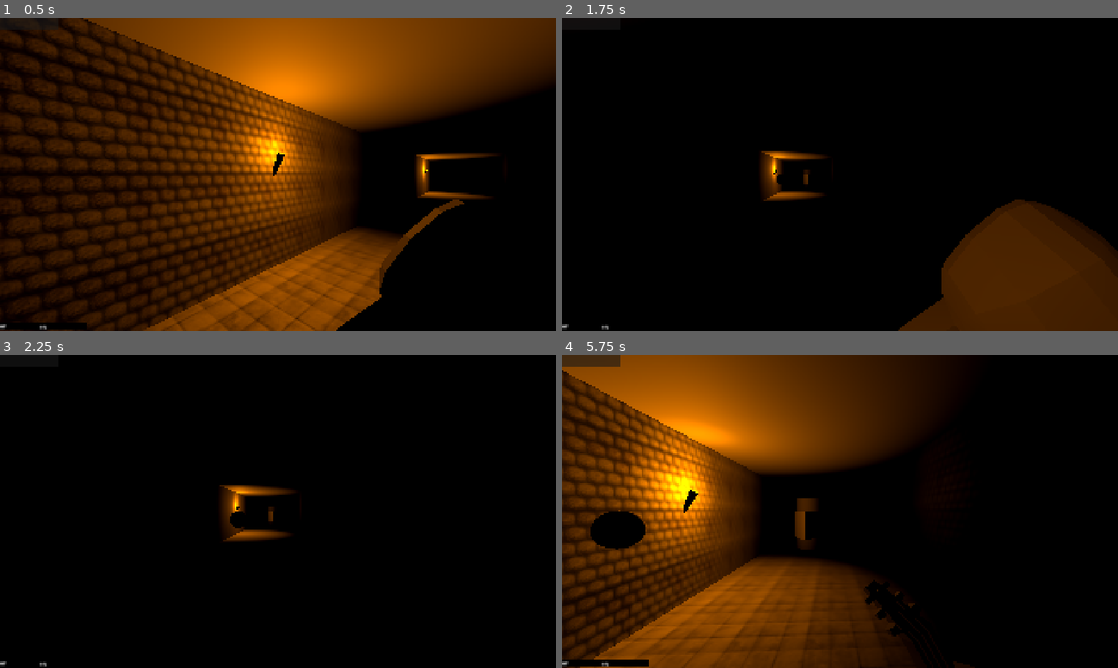
Above: before the commit, frames 1-4 (two rows, left to right).
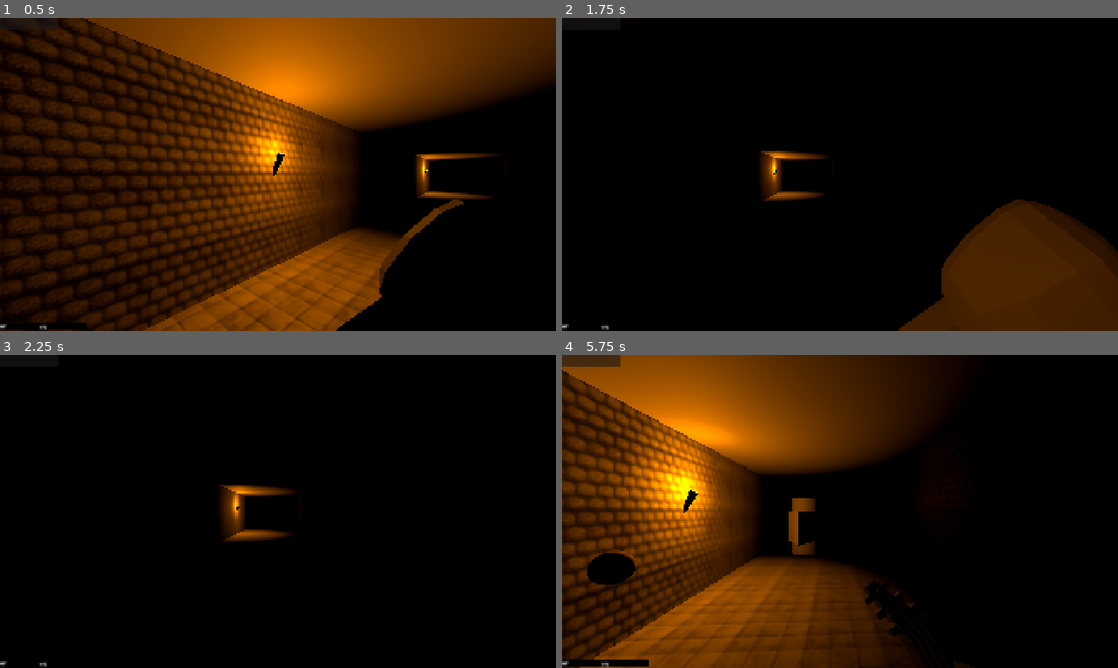
Above: after the commit, the same moments.

Repository: DHazardFenrir/NOTTenissForTwo
Game: Godot game, scene res://scenes/dungeon.tscn
Same seed, same stepped clock (60 frames per second), same inputs: the game is played once before the commit and once after it. This scene is started directly instead of the project's main scene.
Inputs (mouse positions are in pixels of both pictures, inside the frame that each line leads up to):
- Up to frame 1 (0.5 s): no input
- Up to frame 2 (1.75 s): tap Enter (ui_accept) at 0.5, 0.77, 1.52 s; move the mouse to (962, 158) at 0.52 s; hold D (right) 0.53-1.28 s; click (962, 158) at 0.6 s; move the mouse to (728, 190) at 1.27 s; hold S (down) from 1.28 s (still down); right-click (728, 190) at 1.35 s
- Up to frame 3 (2.25 s): move the mouse to (333, 442) at 2.02 s; release S (down) at 2.03 s; hold D (right) from 2.03 s (still down); click (333, 442) at 2.1 s
- Up to frame 4 (5.75 s): move the mouse to (812, 574) at 2.77 s; release D (right) at 2.78 s; hold W (up) 2.78-3.53 s; right-click (812, 574) at 2.85 s; click (812, 574) at 2.92 s; tap Enter (ui_accept) at 3.02, 3.77, 4.52 s; move the mouse to (1006, 558) at 3.52 s; hold A (left) 3.53-5.03 s; click (1006, 558) at 3.6 s; move the mouse to (673, 464) at 4.27 s; right-click (673, 464) at 4.35 s; move the mouse to (867, 511) at 5.02 s; hold S (down) from 5.03 s (still down); click (867, 511) at 5.1 s

Frame 1 is identical in both runs. In frame 2, less than 0.1% of the frame differs, in the area x 38-45%, y 48-54%; in frame 3, 0.2%; in frame 4, 2.3%, in the area x 4-46%, y 45-74%.

Commit message:
GAME PLAYABLE FROM START TO FINISH! Ending not implemented yet, also needs cutscenes for beginning and ending.

Diff:
--- a/scenes/Ball/ball.gd
+++ b/scenes/Ball/ball.gd
@@ -2,26 +2,16 @@
 var reflected:= false
 var thrower: Node3D
 
+@export var damage:= 1
+
 # Called when the node enters the scene tree for the first time.
 func _ready() -> void:
 	pass
-	#get_tree().create_timer(8.0).timeout.connect(queue_free)
 
-#func _on_body_entered(body):
-	##print("Entering ", body.name)
-	##if body.is_in_group("Actors"):
-		##print(body)
-		##var away = global_position - body.global_position
-		##print(away)
-		##var direction = away.normalized()
-		##apply_central_impulse(direction * 1)
-	#pass
-
-# Called every frame. 'delta' is the elapsed time since the previous frame.
-#func _process(delta: float) -> void:
-	#pass
 signal ballDeath
 
 func ball_death() -> void:
+	if is_queued_for_deletion():
+		return
+	queue_free()       # mark as dying FIRST
 	ballDeath.emit()
-	queue_free()
--- a/scenes/Enemy/enemy.gd
+++ b/scenes/Enemy/enemy.gd
@@ -42,11 +42,11 @@
 func _get_speed() -> float:
 	match difficulty:
 		Difficulty.EASY:
+			return 1.0
+		Difficulty.MEDIUM:
 			return 2.5
-		Difficulty.MEDIUM:
+		_:  # HARD
 			return 4.0
-		_:  # HARD
-			return 6.0
 
 func _choose_ball(delta: float) -> void:
 	_recheck_timer -= delta
@@ -118,8 +118,11 @@
 var is_dead := false
 
 func _on_hurtbox_body_entered(body: Node3D) -> void:
-	if body.is_in_group("Balls"):
-		_enemy_take_damage()
+	if not body.is_in_group("Balls") or body.is_queued_for_deletion():
+		return
+	# consume the ball first, so other enemies ignore it
+	body.ball_death()
+	_enemy_take_damage()
 
 func _enemy_take_damage(value = 1) -> void:
 	if is_dead:
--- a/scenes/Enemy/enemy.tscn
+++ b/scenes/Enemy/enemy.tscn
@@ -8,7 +8,7 @@
 [sub_resource type="CylinderMesh" id="CylinderMesh_hm887"]
 
 [sub_resource type="BoxShape3D" id="BoxShape3D_hm887"]
-size = Vector3(1, 2, 0.75)
+size = Vector3(1, 2, 0.25)
 
 [sub_resource type="BoxShape3D" id="BoxShape3D_muyyy"]
 size = Vector3(20, 10, 1)
--- a/scenes/Levels/encounter.gd
+++ b/scenes/Levels/encounter.gd
@@ -1,75 +1,92 @@
+class_name Encounter
 extends Node3D
-
-# The purpose of this script is to handle each encounter
-# Each encounter should have at least one enemy DONE
-# And each encounter should have at least one ball active at all times. NOT DONE
-
-@export var enemy_amount:= 1
-@export var ball_amount:= 1
-@export var enemy_area: Area3D
-@export var encounter_started:= false
-@onready var collision_shape_3d: CollisionShape3D = $EnemyArea/CollisionShape3D
-@onready var ball_collision_shape: CollisionShape3D = $BallSpawner/BallCollisionShape
-
-
-@onready var ball_parent: Node3D = $BallParent
 
 signal encounterFinished
 
-var enemy = preload("res://scenes/Enemy/enemy.tscn")
-var ball = preload("res://scenes/Ball/ball.tscn")
+@export var enemy_amount := 1
+@export var ball_amount := 1
 
-# Called when the node enters the scene tree for the first time.
-func _ready() -> void:
+@onready var enemy_spawn_shape: CollisionShape3D = $EnemyArea/CollisionShape3D
+@onready var ball_spawn_shape: CollisionShape3D = $BallSpawner/BallCollisionShape
+@onready var ball_parent: Node3D = $BallParent
 
-	#FOR DEBUG ONLY
-	# BALLS SHOULD SPAWN WHEN PLAYER WALKS INTO AREA
-	pass # Replace with function body.
+var enemy_scene := preload("res://scenes/Enemy/enemy.tscn")
+var ball_scene := preload("res://scenes/Ball/ball.tscn")
 
-# Called every frame. 'delta' is the elapsed time since the previous frame.
-func _process(delta: float) -> void:
-	pass
+var encounter_started := false
+var encounter_finished := false
+var enemies_alive := 0
+
+
+func _on_player_walk_in_area_body_entered(body: Node3D) -> void:
+	if encounter_started or not body.is_in_group("Player"):
+		return
+	encounter_started = true
+
+	spawn_enemies()
+	spawn_balls()
+
+
+func spawn_enemies() -> void:
+	enemies_alive = enemy_amount
+	for i in enemy_amount:
+		var e := enemy_scene.instantiate()
+		e.deadEnemySignal.connect(_on_enemy_died)
+		add_child(e)  # add first...
+		e.global_position = get_random_point_in_area(enemy_spawn_shape)  # ...then place globally
+
 
 func _on_enemy_died() -> void:
-	enemy_amount -= 1
-	if enemy_amount <= 0:
-		encounterFinished.emit()
+	if encounter_finished:
+		return
+	enemies_alive -= 1
+	if enemies_alive <= 0:
+		finish_encounter()
+
+
+func finish_encounter() -> void:
+	encounter_finished = true
+	_clear_balls()
+	encounterFinished.emit()
+
+
+func spawn_balls() -> void:
+	if encounter_finished:
+		return
+	while _active_ball_count() < ball_amount:
+		var b := ball_scene.instantiate() as RigidBody3D
+		b.ballDeath.connect(_on_ball_destroyed)
+		ball_parent.add_child(b)
+		b.global_position = get_random_point_in_area(ball_spawn_shape)
+		var dir := enemy_spawn_shape.global_position - b.global_position
+		dir.y = 0.0
+		b.apply_central_impulse(dir.normalized() * 0.5)
+
+
+func _on_ball_destroyed() -> void:
+	if not encounter_finished:
+		spawn_balls.call_deferred()
+
+
+func _active_ball_count() -> int:
+	var count := 0
+	for child in ball_parent.get_children():
+		if not child.is_queued_for_deletion():
+			count += 1
+	return count
+
+func _clear_balls() -> void:
+	for child in ball_parent.get_children():
+		child.queue_free()
 
 func get_random_point_in_area(col: CollisionShape3D) -> Vector3:
 	var local := Vector3.ZERO
-	var shape = col.shape
+	var shape := col.shape
 
 	if shape is BoxShape3D:
 		var half: Vector3 = shape.size * 0.5
-		local = Vector3(
-			randf_range(-half.x, half.x),
-			0.0,
-			randf_range(-half.z, half.z)
-		)
+		local = Vector3(randf_range(-half.x, half.x), 0.0, randf_range(-half.z, half.z))
 	else:
-		push_warning("Unsupported enemy area shape: %s. Should be BoxShape3D" % shape)
+		push_warning("Unsupported spawn shape: %s. Should be BoxShape3D" % shape)
 
 	return col.global_transform * local
-
-func ball_destroyed() -> void:
-	spawn_balls()
-
-
-func spawn_balls() -> void:
-	while ball_parent.get_child_count() < ball_amount:
-		var ballInstance = ball.instantiate()
-		ballInstance.ballDeath.connect(ball_destroyed)
-		ballInstance.position = get_random_point_in_area(ball_collision_shape)
-		ball_parent.add_child(ballInstance)
-		print(ballInstance.get_groups())
-
-
-func _on_player_walk_in_area_body_entered(body: Node3D) -> void:
-	if body.is_in_group("Player"):
-		encounter_started = true
-		spawn_balls()
-		for i in range(enemy_amount):
-			var enemyInstance = enemy.instantiate()
-			enemyInstance.deadEnemySignal.connect(_on_enemy_died)
-			enemyInstance.position = get_random_point_in_area(collision_shape_3d)
-			add_child(enemyInstance)
--- a/scenes/Levels/encounter.tscn
+++ b/scenes/Levels/encounter.tscn
@@ -3,20 +3,15 @@
 [ext_resource type="Script" uid="uid://dgxaiw583y2gq" path="res://scenes/Levels/encounter.gd" id="1_ljgs4"]
 
 [sub_resource type="BoxShape3D" id="BoxShape3D_hm887"]
-size = Vector3(5, 1, 1)
+size = Vector3(3, 1, 1)
 
 [sub_resource type="BoxShape3D" id="BoxShape3D_5y5st"]
 
 [sub_resource type="BoxShape3D" id="BoxShape3D_mqya5"]
 size = Vector3(5, 5, 5)
 
-[node name="Encounter" type="Node3D" unique_id=2866719 node_paths=PackedStringArray("enemy_area")]
+[node name="Encounter" type="Node3D" unique_id=2866719]
 script = ExtResource("1_ljgs4")
-enemy_amount = 2
-enemy_area = NodePath("EnemyArea")
-
-[node name="Camera3D" type="Camera3D" parent="." unique_id=1027971446]
-transform = Transform3D(1, 0, 0, 0, 1, 0, 0, 0, 1, 0, 0, 10.195869)
 
 [node name="EnemyArea" type="Area3D" parent="." unique_id=1433872284]
 
@@ -24,7 +19,7 @@
 shape = SubResource("BoxShape3D_hm887")
 
 [node name="BallSpawner" type="Area3D" parent="." unique_id=1457289594]
-transform = Transform3D(1, 0, 0, 0, 1, 0, 0, 0, 1, 0, 0, -6.104762)
+transform = Transform3D(1, 0, 0, 0, 1, 0, 0, 0, 1, 0, 0, -10.117986)
 
 [node name="BallCollisionShape" type="CollisionShape3D" parent="BallSpawner" unique_id=62802004]
 transform = Transform3D(1, 0, 0, 0, 1, 0, 0, 0, 1, 0, 0, 1.2694616)
@@ -36,7 +31,13 @@
 [node name="PlayerWalkInArea" type="Area3D" parent="." unique_id=604994341]
 transform = Transform3D(1, 0, 0, 0, 1, 0, 0, 0, 1, 0, 0, -8.401664)
 
+[node name="Marker3D" type="Marker3D" parent="PlayerWalkInArea" unique_id=101640608]
+transform = Transform3D(1, 0, 0, 0, 1, 0, 0, 0, 1, 0, 0, -4.6839876)
+gizmo_extents = 2.74
+
 [node name="CollisionShape3D" type="CollisionShape3D" parent="PlayerWalkInArea" unique_id=1726400535]
+transform = Transform3D(1, 0, 0, 0, 1, 0, 0, 0, 1, 0, 0, -4.6839876)
 shape = SubResource("BoxShape3D_mqya5")
+debug_color = Color(0.5607713, 0.5590311, 7.70092e-07, 0.41960785)
 
 [connection signal="body_entered" from="PlayerWalkInArea" to="." method="_on_player_walk_in_area_body_entered"]
--- a/scenes/Player/player.gd
+++ b/scenes/Player/player.gd
@@ -100,10 +100,16 @@
 	body.reflected = true
 
 
-func take_damage(amount):
+func take_damage(amount = 1):
 	if blocking:
 		return
 	health -= amount
 	print("Health: ", health)
 	if health <= 0:
 		get_tree().reload_current_scene()
+
+
+func _on_hurtbox_body_entered(body: Node3D) -> void:
+	if body.is_in_group("Balls"):
+		take_damage(body.damage)
+		body.ball_death()
--- a/scenes/Player/player.tscn
+++ b/scenes/Player/player.tscn
@@ -265,3 +265,4 @@
 debug_color = Color(0.9886814, 0, 0.3044817, 0.41960785)
 
 [connection signal="body_entered" from="Hitbox" to="." method="_on_hitbox_body_entered"]
+[connection signal="body_entered" from="Hurtbox" to="." method="_on_hurtbox_body_entered"]
--- /dev/null
+++ b/scenes/dungeon.gd
@@ -0,0 +1,19 @@
+extends Node3D
+
+
+# Called when the node enters the scene tree for the first time.
+func _ready() -> void:
+	pass # Replace with function body.
+
+
+# Called every frame. 'delta' is the elapsed time since the previous frame.
+func _process(delta: float) -> void:
+	pass
+
+func gameFinished() -> void:
+	#THIS IS WHERE WE SHOULD SPAWN THE END BIT
+	print("You win!")
+
+
+func _on_encounter_manager_dungeon_beaten() -> void:
+	gameFinished()
--- a/scenes/dungeon.tscn
+++ b/scenes/dungeon.tscn
@@ -3,9 +3,9 @@
 [ext_resource type="PackedScene" uid="uid://bdcbl87t7lit2" path="res://scenes/Player/player.tscn" id="1_c4wp1"]
 [ext_resource type="PackedScene" uid="uid://d3udu2hwx0aak" path="res://scenes/Levels/initial_hallway.tscn" id="1_fpimf"]
 [ext_resource type="PackedScene" uid="uid://c0kobsfpf1uqd" path="res://scenes/UI/hud.tscn" id="1_hsn05"]
+[ext_resource type="Script" uid="uid://dnn5sqqtw4qsd" path="res://scenes/dungeon.gd" id="1_tkjml"]
 [ext_resource type="PackedScene" uid="uid://cdi8w7vb3g7tf" path="res://scenes/Levels/level_one.tscn" id="2_0wj4k"]
-[ext_resource type="PackedScene" uid="uid://b52p6bx8nl548" path="res://scenes/Ball/ball.tscn" id="4_0wj4k"]
-[ext_resource type="PackedScene" uid="uid://dt4exijh73hko" path="res://scenes/Enemy/enemy.tscn" id="4_etlrv"]
+[ext_resource type="PackedScene" uid="uid://cakiylf2y2xv4" path="res://scenes/Levels/encounter.tscn" id="2_5hkx1"]
 [ext_resource type="PackedScene" uid="uid://c053tv1pp21r2" path="res://scenes/Levels/left_hallway.tscn" id="5_fvacq"]
 [ext_resource type="PackedScene" uid="uid://d0ga7atkt1oih" path="res://scenes/Levels/hallway_right.tscn" id="6_ys5p8"]
 [ext_resource type="Script" uid="uid://cvlrtu8pwfdoa" path="res://scenes/enemy_manager.gd" id="9_tkjml"]
@@ -19,13 +19,21 @@
 point_count = 75
 
 [node name="Dungeon" type="Node3D" unique_id=652314026]
+script = ExtResource("1_tkjml")
 
-[node name="EnemyManager" type="Node3D" parent="." unique_id=440692106 node_paths=PackedStringArray("player", "enemy1", "enemy2", "enemy3")]
+[node name="EncounterManager" type="Node3D" parent="." unique_id=440692106 node_paths=PackedStringArray("player", "encounters")]
 script = ExtResource("9_tkjml")
 player = NodePath("../Path3D/PathFollow3D/Player")
-enemy1 = NodePath("../Enemy1")
-enemy2 = NodePath("../Enemy2")
-enemy3 = NodePath("../Enemy3")
+encounters = [NodePath("Encounter1"), NodePath("Encounter2"), NodePath("Encounter3")]
+
+[node name="Encounter1" parent="EncounterManager" unique_id=616231138 instance=ExtResource("2_5hkx1")]
+transform = Transform3D(-1, 0, 8.742278e-08, 0, 1, 0, -8.742278e-08, 0, -1, 0, 1.499325, -30.522259)
+
+[node name="Encounter2" parent="EncounterManager" unique_id=2866719 instance=ExtResource("2_5hkx1")]
+transform = Transform3D(-4.3711385e-08, 0, 0.99999994, 0, 1, 0, -0.99999994, 0, -4.3711385e-08, 54.351692, 1.8361988, -54.305157)
+
+[node name="Encounter3" parent="EncounterManager" unique_id=1878003849 instance=ExtResource("2_5hkx1")]
+transform = Transform3D(-0.9999999, 0, -8.742277e-08, 0, 1, 0, 8.742277e-08, 0, -0.9999999, 102.90512, 1.3081899, -99.22046)
 
 [node name="HUD" parent="." unique_id=1101074698 instance=ExtResource("1_hsn05")]
 
@@ -36,18 +44,6 @@
 
 [node name="LevelOne" parent="." unique_id=1185466771 instance=ExtResource("2_0wj4k")]
 transform = Transform3D(1, 0, 0, 0, 1, 0, 0, 0, 1, 0, 0, -19.990135)
-
-[node name="Enemy1" parent="." unique_id=1933570996 instance=ExtResource("4_etlrv")]
-transform = Transform3D(-1, 0, 8.742278e-08, 0, 1, 0, -8.742278e-08, 0, -1, 0, 1.5363, -31.35759)
-difficulty = 0
-
-[node name="Enemy2" parent="." unique_id=1013824499 instance=ExtResource("4_etlrv")]
-transform = Transform3D(-4.371139e-08, 0, 1, 0, 1, 0, -1, 0, -4.371139e-08, 57.313885, 1.5363, -54.82901)
-difficulty = 0
-
-[node name="Enemy3" parent="." unique_id=1930187884 instance=ExtResource("4_etlrv")]
-transform = Transform3D(-1, 0, -8.742278e-08, 0, 1, 0, 8.742278e-08, 0, -1, 102.834335, 1.5363, -77.32379)
-difficulty = 0
 
 [node name="Path3D" type="Path3D" parent="." unique_id=1106871696]
 curve = SubResource("Curve3D_ys5p8")
@@ -60,6 +56,7 @@
 [node name="Player" parent="Path3D/PathFollow3D" unique_id=907270912 instance=ExtResource("1_c4wp1")]
 transform = Transform3D(1.0000021, 0, 0, 0, 1.000004, 0, 0, 0, 1.0000012, -0.58552134, 1.2589657, -1.2601261)
 dodge_side = 1.5
+max_health = 50
 
 [node name="SM_Prop_Lute_01" parent="Path3D/PathFollow3D/Player/Head/Camera3D" parent_id_path=PackedInt32Array(907270912, 1592888888) index="0" unique_id=1832657628]
 transform = Transform3D(0.33221257, -0.25783482, -0.0024247882, -0.35524836, -0.21839513, 0.22437032, -0.1159024, -0.06964012, -0.6946597, 0.201, -0.33356416, -0.42691714)
@@ -67,9 +64,6 @@
 [node name="DirectionalLight3D" type="DirectionalLight3D" parent="." unique_id=102645056]
 transform = Transform3D(-0.8660254, -0.43301278, 0.25, 0, 0.49999997, 0.86602545, -0.50000006, 0.75, -0.43301266, 5.742964, 4.804682, 0)
 shadow_enabled = true
-
-[node name="Ball" parent="." unique_id=2122994294 instance=ExtResource("4_0wj4k")]
-transform = Transform3D(1, 0, 0, 0, 1, 0, 0, 0, 1, 0.2258428, 1.8657568, -12.287729)
 
 [node name="Node3D" parent="." unique_id=957750416 instance=ExtResource("5_fvacq")]
 transform = Transform3D(1, 0, 0, 0, 1, 0, 0, 0, 1, -0.03488636, -0.01183033, -39.886875)
@@ -134,4 +128,8 @@
 [node name="InitialHallway14" parent="." unique_id=1975466276 instance=ExtResource("1_fpimf")]
 transform = Transform3D(-0.006325604, 0, -0.99998, 0, 1, 0, 0.99998, 0, -0.006325604, -27.748215, 0.060747504, -112.38114)
 
+[connection signal="dungeonBeaten" from="EncounterManager" to="." method="_on_encounter_manager_dungeon_beaten"]
+
+[editable path="EncounterManager/Encounter1"]
+[editable path="EncounterManager/Encounter2"]
 [editable path="Path3D/PathFollow3D/Player"]
--- a/scenes/enemy_manager.gd
+++ b/scenes/enemy_manager.gd
@@ -1,16 +1,21 @@
 extends Node3D
 
+signal dungeonBeaten
+
 @export var player: CharacterBody3D
-@export var enemy1: CharacterBody3D
-@export var enemy2: CharacterBody3D
-@export var enemy3: CharacterBody3D
-
+@export var encounters: Array[Encounter]
+var encountersCleared:= 0
 # Called when the node enters the scene tree for the first time.
 func _ready() -> void:
-	enemy1.deadEnemySignal.connect(_on_enemy_died)
-	enemy2.deadEnemySignal.connect(_on_enemy_died)
-	enemy3.deadEnemySignal.connect(_on_enemy_died)
+	for encounter in encounters:
+		encounter.encounterFinished.connect(_on_encounter_finished)
+
 	pass # Replace with function body.
 
-func _on_enemy_died() -> void:
+func _on_encounter_finished() -> void:
+
+	encountersCleared += 1
+	print("Encounter finished. ", encountersCleared, " of ", encounters.size())
+	if encountersCleared >= encounters.size():
+		dungeonBeaten.emit()
 	player.unlock()
Not shown, added: scenes/dungeon.gd.uid
